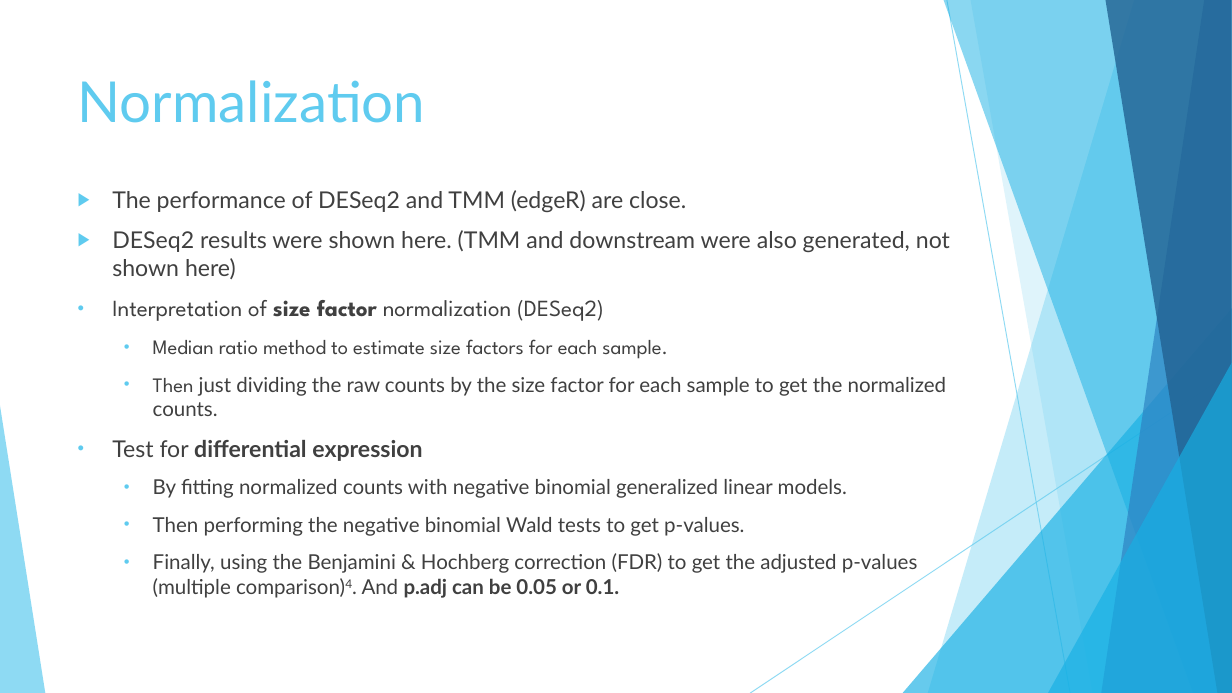
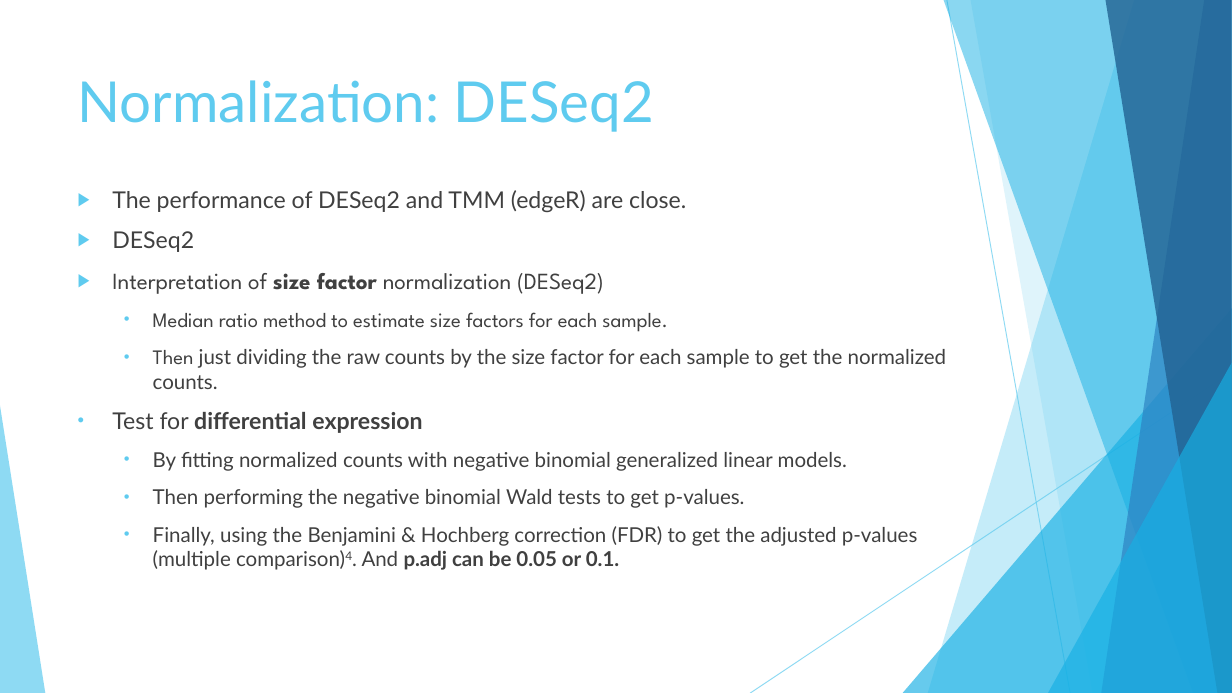
Before and after one commit to Guannan-Shen/Cario_RNASeq_Microbiom_Inte, a slide deck: slide 10 of Reports/Guannan_1_8_2019_Cario_Project.pptx. Drawn at 1232x693 pixels with LibreOffice and Linux fonts; fonts in the diff are those of the drawing. Boxes give left, top, right and bottom in pixels: in the first picture for what was removed or moved away, otherwise in the second. Text is boxed around its words. In the diff, an @@ line names an element or a change of style, - is before the commit and + after.

```diff
--- a/Reports/Guannan_1_8_2019_Cario_Project.pptx
+++ b/Reports/Guannan_1_8_2019_Cario_Project.pptx
@@ title at (78, 80, 654, 132): text changed @@
-Normalization
+Normalization: DESeq2
@@ text at (112, 231, 194, 252): text changed @@
-▶ DESeq2 results were shown here. (TMM and downstream were also generated, not shown here)
+▶ DESeq2
@@ text at (112, 273, 604, 294): bullet • to ▶ @@
```
Also in this commit, not shown: 1 slide added, 3 other files.
